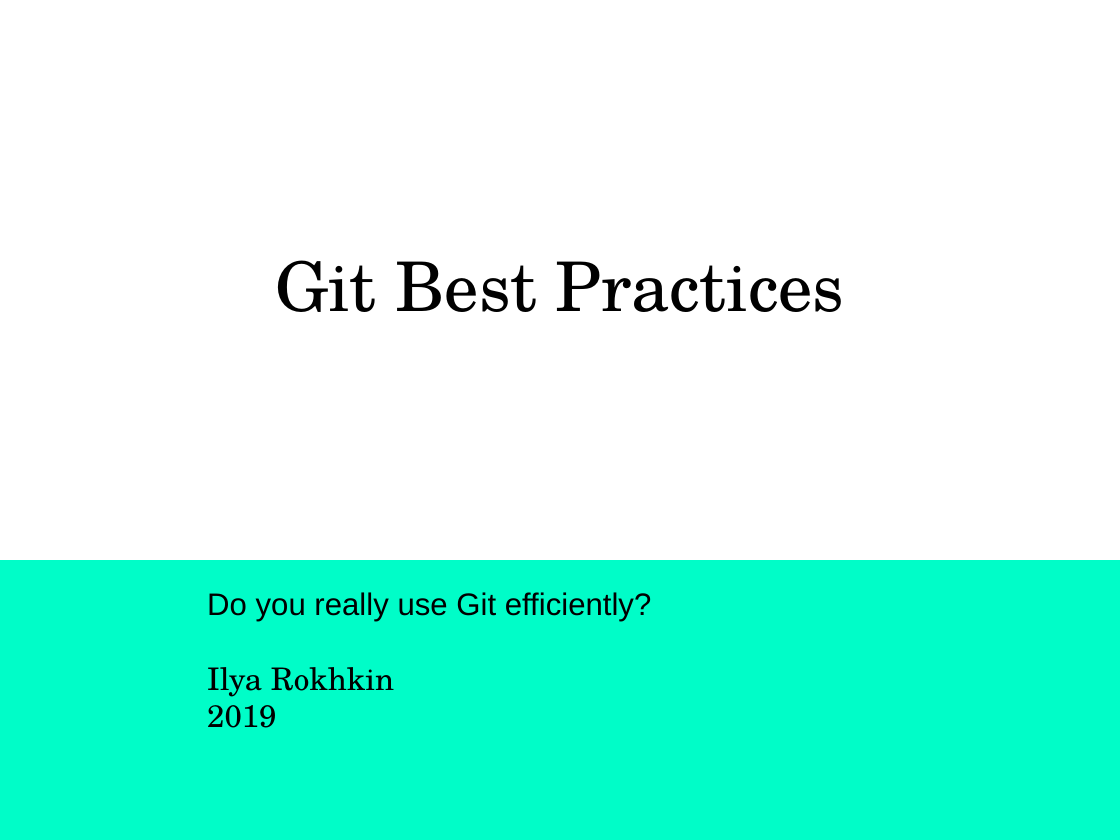
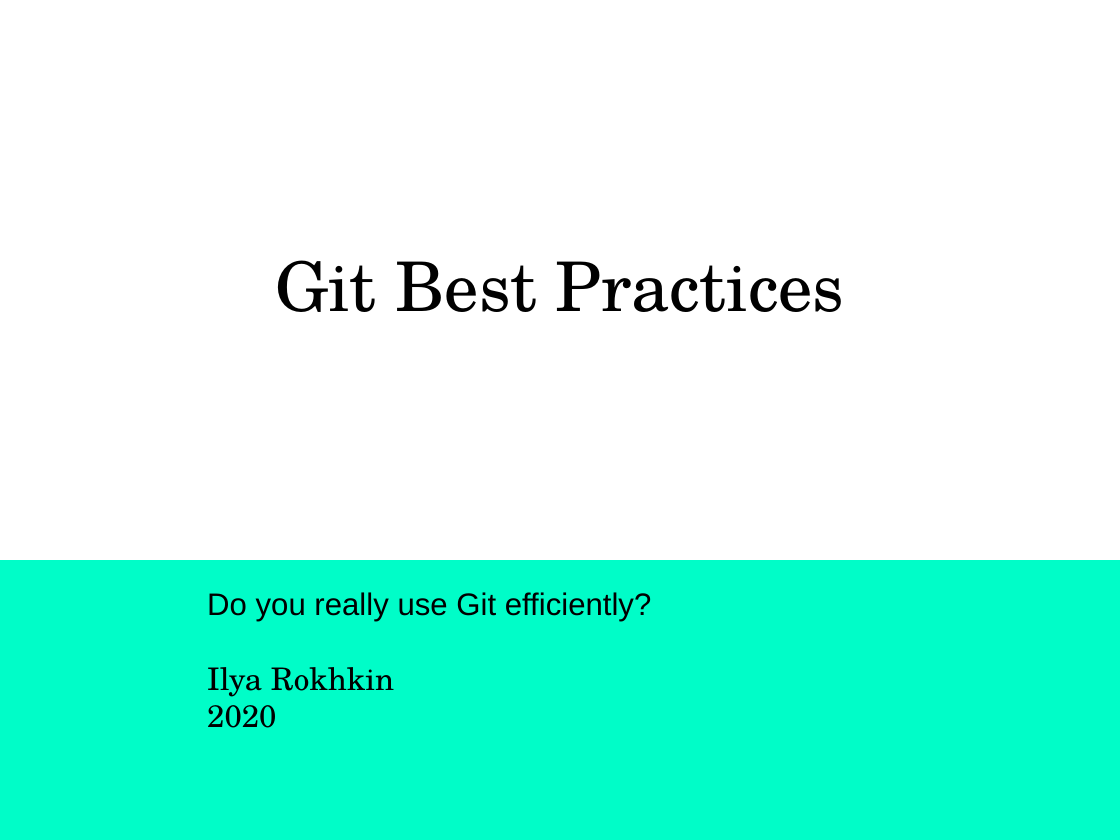
Before and after one commit to ilyaro/git_best_practices_ppt, a slide deck: slide 1 of Git_Best_Practices.pptx. Drawn at 1120x840 pixels with LibreOffice and Linux fonts; fonts in the diff are those of the drawing. Boxes give left, top, right and bottom in pixels: in the first picture for what was removed or moved away, otherwise in the second. Text is boxed around its words. In the diff, an @@ line names an element or a change of style, - is before the commit and + after.

```diff
--- a/Git_Best_Practices.pptx
+++ b/Git_Best_Practices.pptx
@@ subtitle at [207,696,276,728]: text changed @@
-2019
+2020
```
Also in this commit, not shown: 2 other slides changed, 9 other files.
